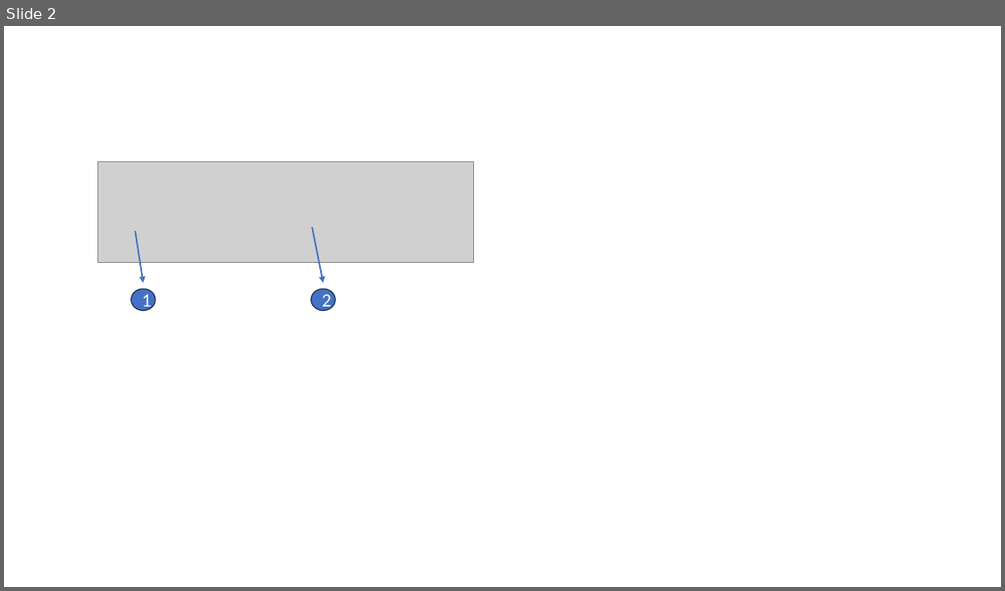
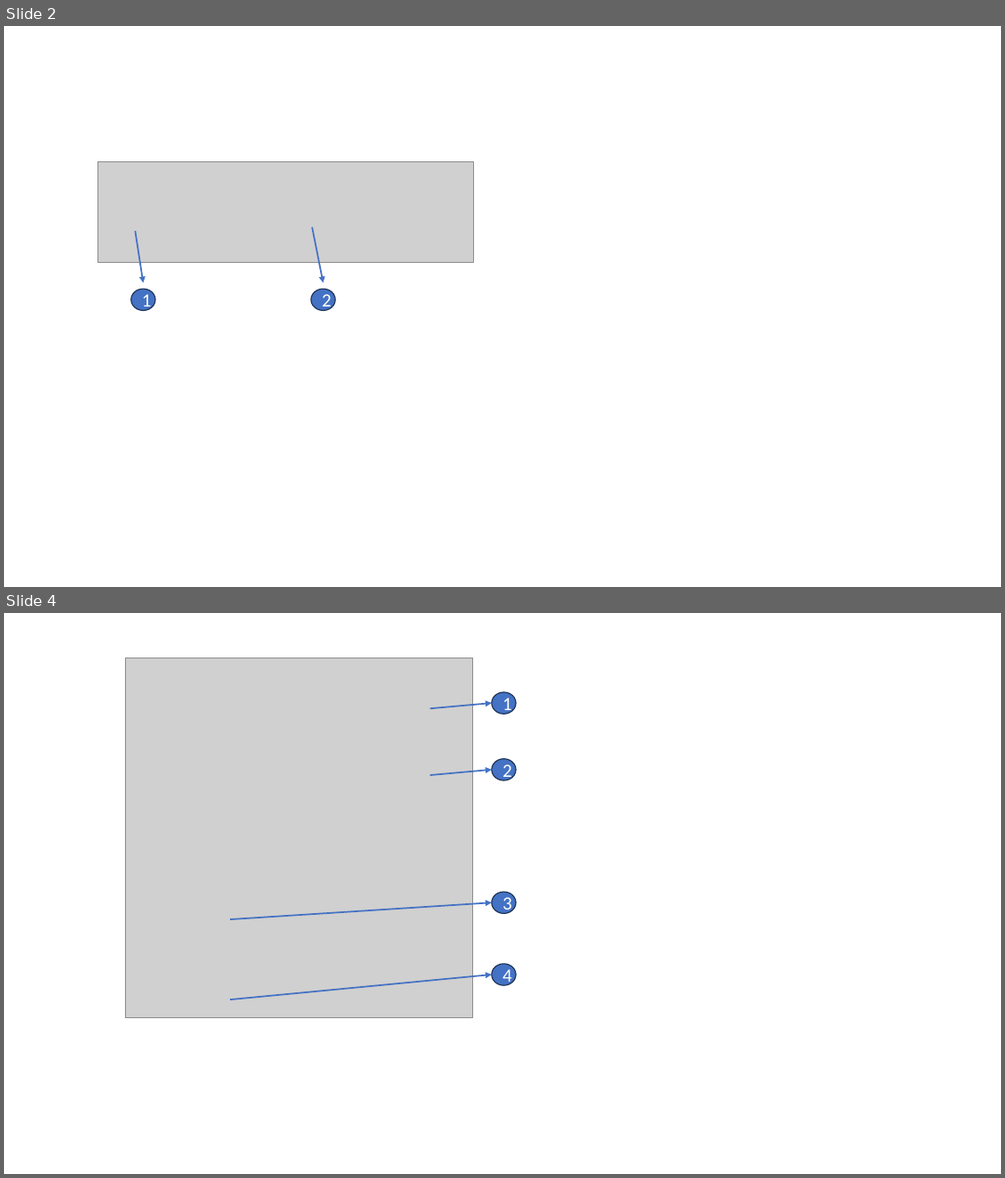
Before and after one commit to Rogreis/UbStudyHelpMAUI, a slide deck: help/images/ImagesForAmadonHelp.pptx. Shown one above the other, each under a label of ours: slide 2 before the commit, slides 2 and 4 after it; the slides between them are not shown. The pictures are 1005x591 and 1005x1178 pixels, drawn with LibreOffice and Linux fonts; fonts in the diff are those of the drawing; grey boxes stand for pictures. Boxes give left, top, right and bottom in pixels: in the first picture for what was removed or moved away, otherwise in the second. Text is boxed around its words. In the diff, an @@ line names an element or a change of style, - is before the commit and + after.

```diff
--- a/help/images/ImagesForAmadonHelp.pptx
+++ b/help/images/ImagesForAmadonHelp.pptx
@@ slide 4 added at (4, 613, 1001, 1174), background #FFFFFF @@
@@ picture added at (125, 657, 473, 1018) @@
@@ ellipse added at (492, 692, 516, 714), fill #4472C4, outline #1E3256 1 pt, 18 pt, text #FFFFFF @@
+1
@@ arrow added from (430, 709) to (492, 703), #4472C4 1.5 pt @@
@@ arrow added from (430, 775) to (492, 770), #4472C4 1.5 pt @@
@@ ellipse added at (492, 759, 516, 780), fill #4472C4, outline #1E3256 1 pt, 18 pt, text #FFFFFF @@
+2
@@ arrow added from (230, 919) to (492, 902), #4472C4 1.5 pt @@
@@ ellipse added at (492, 892, 516, 914), fill #4472C4, outline #1E3256 1 pt, 18 pt, text #FFFFFF @@
+3
@@ arrow added from (230, 999) to (492, 974), #4472C4 1.5 pt @@
@@ ellipse added at (492, 964, 516, 985), fill #4472C4, outline #1E3256 1 pt, 18 pt, text #FFFFFF @@
+4
```
Also in this commit, not shown: 1 other slide added, 2 other files.
